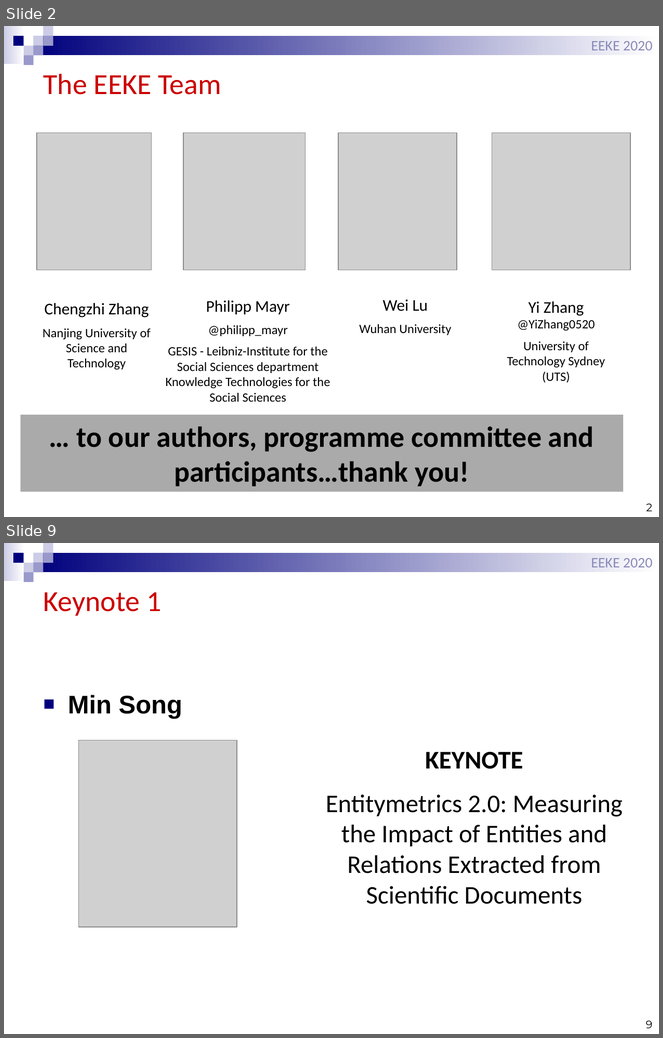
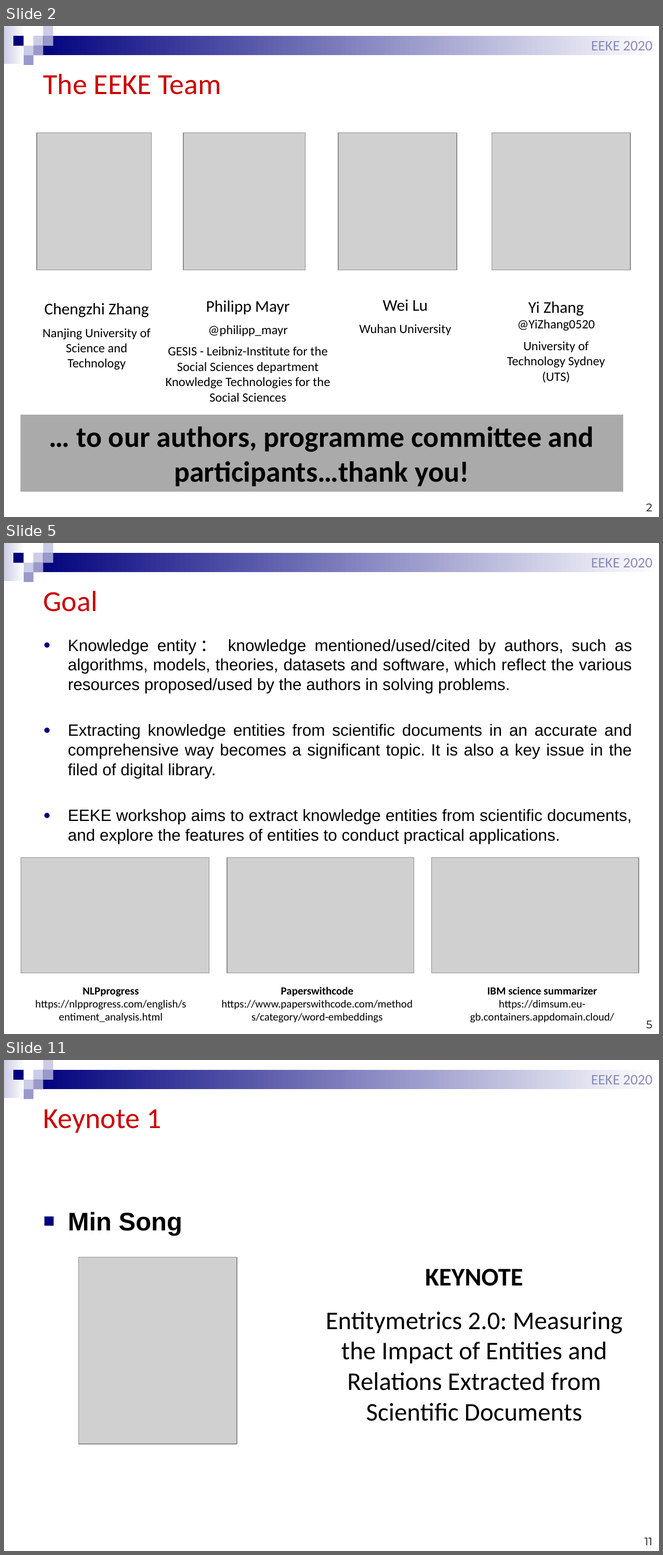
Before and after one commit to EEKE2020/EEKE2020.github.io, a slide deck: slides/eeke2020_intro.pptx. Shown one above the other, each under a label of ours: slides 2 and 9 before the commit, slides 2, 5 and 11 after it; the slides between them are not shown. The pictures are 663x1038 and 663x1555 pixels, drawn with LibreOffice and Linux fonts; fonts in the diff are those of the drawing; grey boxes stand for pictures. Boxes give left, top, right and bottom in pixels: in the first picture for what was removed or moved away, otherwise in the second. Text is boxed around its words. In the diff, an @@ line names an element or a change of style, - is before the commit and + after.

```diff
--- a/slides/eeke2020_intro.pptx
+++ b/slides/eeke2020_intro.pptx
@@ slide 5 added at box(4, 543, 659, 1034), background #FFFFFF; not listed: 9 template elements that a slide beside it also shows @@
@@ text added at box(591, 558, 653, 567), 16 pt, text #8A8AB9 @@
+EEKE 2020
@@ title added at box(44, 591, 98, 612), 32 pt, text #CC0000 @@
+Goal
@@ text added at box(68, 639, 632, 844), 18 pt, text #000000 @@
+● Knowledge entity： knowledge mentioned/used/cited by authors, such as algorithms, models, theories, datasets and software, which reflect the various resources proposed/used by the authors in solving problems.
+● Extracting knowledge entities from scientific documents in an accurate and comprehensive way becomes a significant topic. It is also a key issue in the filed of digital library.
+● EEKE workshop aims to extract knowledge entities from scientific documents, and explore the features of entities to conduct practical applications.
@@ picture added at box(21, 858, 209, 974) @@
@@ picture added at box(228, 858, 414, 974) @@
@@ picture added at box(432, 858, 639, 974) @@
@@ text added at box(35, 988, 186, 1023), 12 pt, text #000000 @@
+NLPprogress https://nlpprogress.com/english/sentiment_analysis.html
@@ text added at box(221, 987, 413, 1023), 12 pt, text #000000 @@
+Paperswithcode https://www.paperswithcode.com/methods/category/word-embeddings
@@ text added at box(470, 987, 614, 1023), 12 pt, text #000000 @@
+IBM science summarizer https://dimsum.eu-gb.containers.appdomain.cloud/
@@ page number added at box(646, 1021, 652, 1029), 12 pt, text #000000 @@
+5
@@ what was slide 9 is now slide 11 @@
@@ page number at box(645, 1538, 652, 1546): text changed @@
-9
+11
```
Also in this commit, not shown: 9 slides changed, 2 other slides added.
